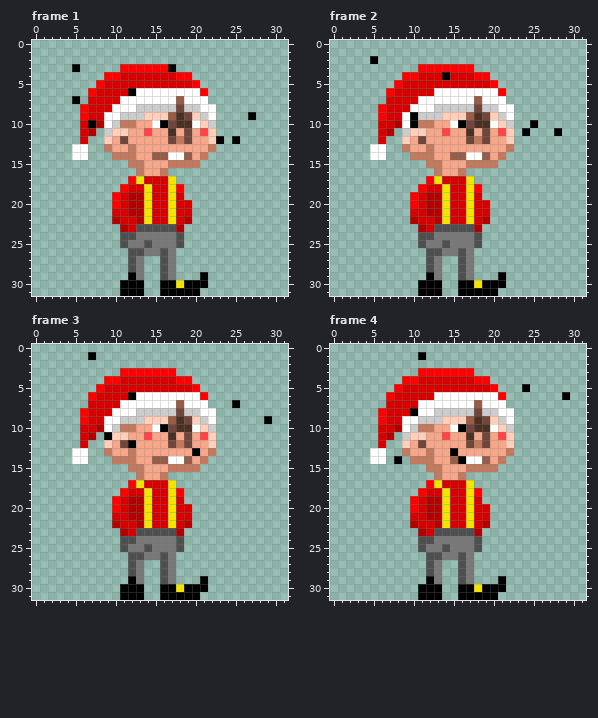
One commit to this pixel-art file: ase/behaviours/_hygiene.ase. The picture above is the old version.
32x32 pixels, 9 frames. Shown: frame 1, frame 2, frame 3, frame 4. The commit also changed other frames, which this record leaves out.
After:
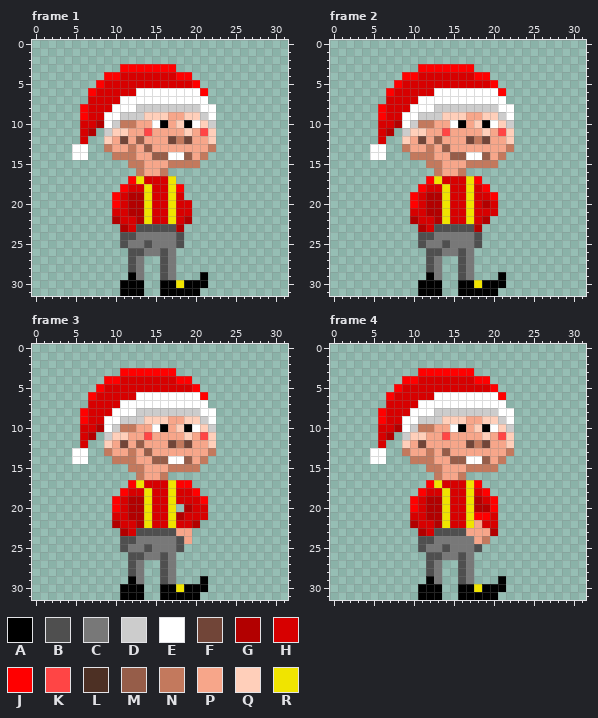
Palette (. is transparent): A #000000  B #4f4f4f  C #787878  D #cccccc  E #ffffff  F #714538  G #b20000  H #d70000  J #ff0000  K #ff4545  L #4d3024  M #965d49  N #c3795d  P #f7a68a  Q #ffcfba  R #f0e400
Diff:
layer "boris" added
layer "Layer 2" removed
layer "Layer 3" removed
layer "Layer 4" removed
Changed rows in their new state; - is an unchanged pixel.
Frame 1:
first column x 5:
 3 .-----------J----------
 6 -------H---------------
 7 .------------E---------
 8 -------------D---------
 9 ------------PPQ-------.
10 --H---------PQA--------
11 ------------P-Q--------
12 --------M---------.-.--
13 ---------M-------------
Frame 2:
first column x 5:
 2 .-----------------------
 4 ---------H--------------
 7 -------------E----------
 8 -------------D----------
 9 -----E------PPQ---------
10 -----D------PQA-----.---
11 ------------P-Q----.---.
12 --------M---------------
13 ---------M--------------
first column x 18:
17 J--
18 HJ-
19 -HJ
20 -GH
21 --H
Frame 3:
first column x 7:
 1 .
first column x 9:
 6 ---H-----------------
 7 ---------E------.----
 8 ---------D-----------
 9 --------PPQ---------.
10 --------PQA----------
11 D-------P-Q----------
12 ---PM----------------
13 -----M-----P---------
first column x 18:
17 JJ--
18 HHJ-
19 -HHJ
20 .GHH
21 G-HH
22 -HG-
23 PP--
24 -P--
Frame 4:
first column x 11:
 1 .
first column x 8:
 5 ----------------.-----
 6 ---------------------.
 7 ----------E-----------
 8 --E-------D-----------
 9 ---------PPQ----------
10 ---------PQA----------
11 ---------P-Q----------
13 ------MP--------------
14 .-------M-------------
17 ----------J-----------
18 ----------HJ----------
19 ----------GHJ---------
20 ----------GGJ---------
21 ----------JJH---------
22 ----------PHH---------
23 ---------PPPG---------
24 ----------PN----------
